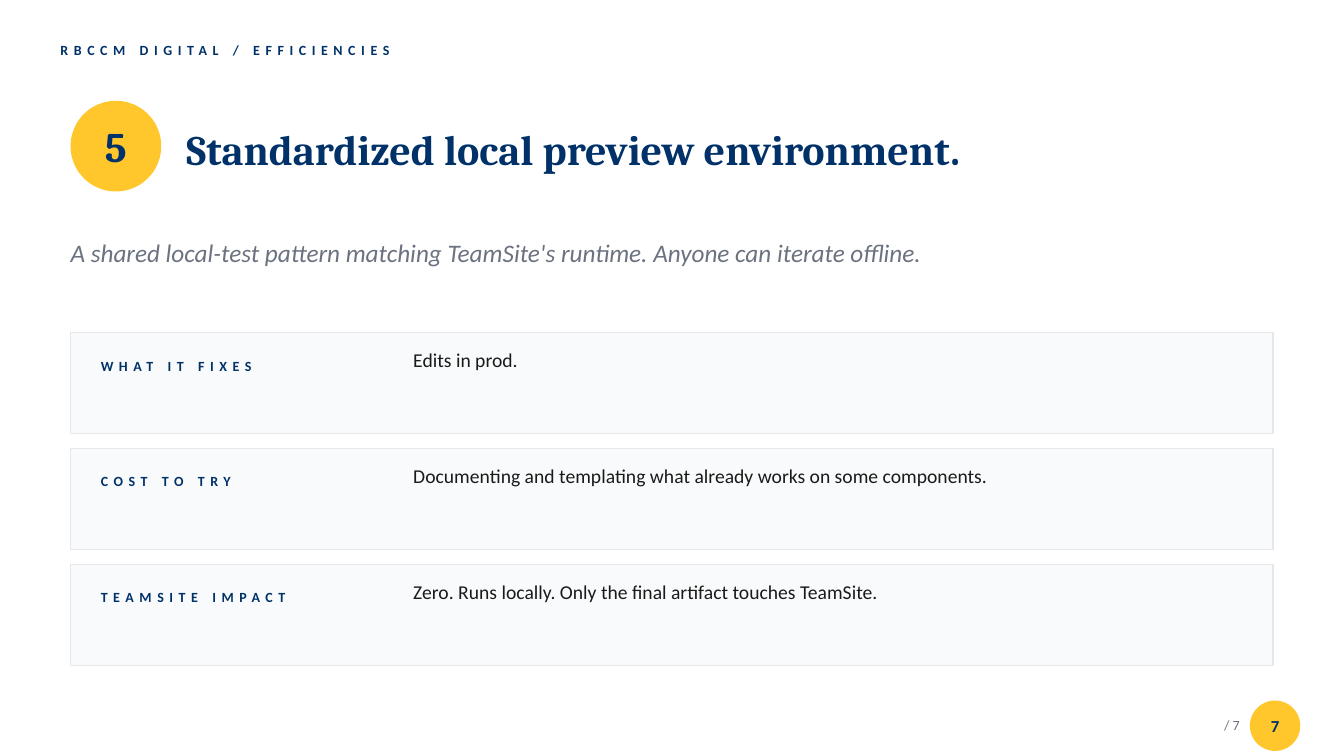
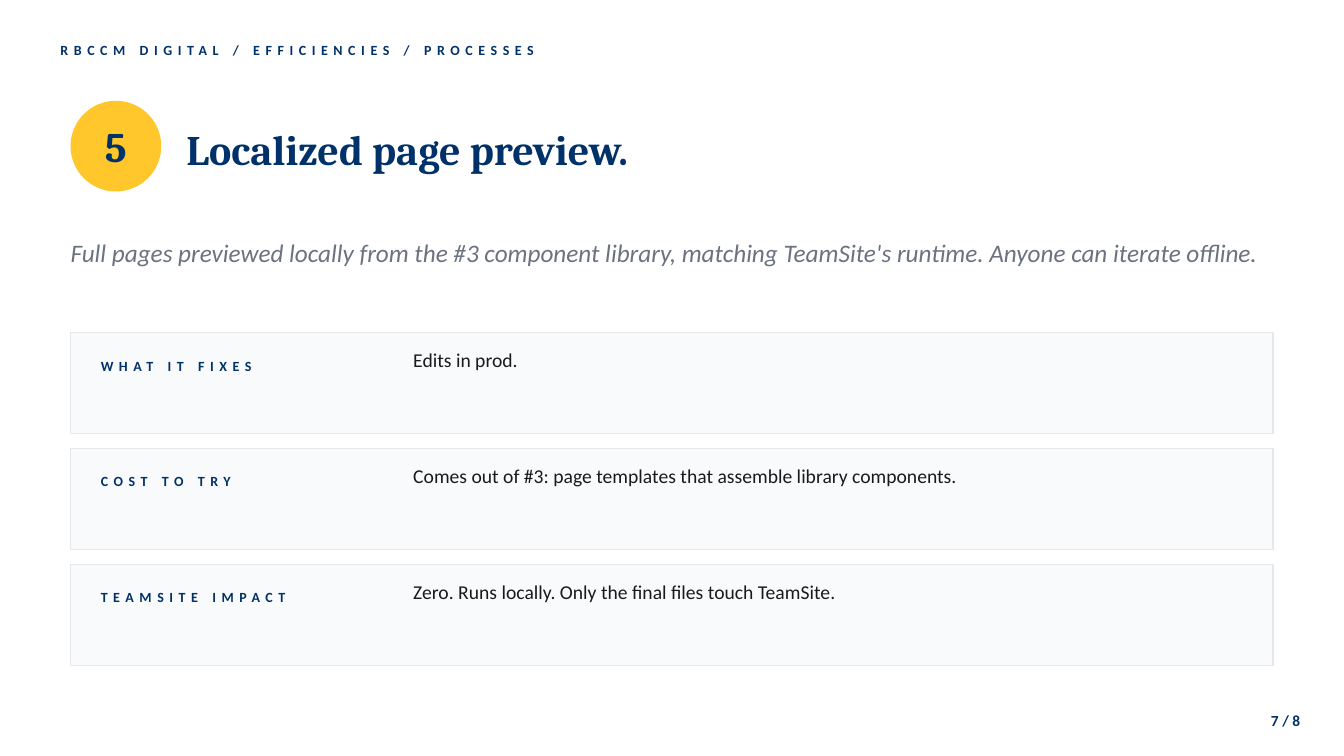
Before and after one commit to JustinLBannister/RBCCM, a slide deck: slide 7 of RBCCM Digital Efficiencies.pptx. Drawn at 1344x756 pixels with LibreOffice and Linux fonts; fonts in the diff are those of the drawing. Boxes give left, top, right and bottom in pixels: in the first picture for what was removed or moved away, otherwise in the second. Text is boxed around its words. In the diff, an @@ line names an element or a change of style, - is before the commit and + after.

```diff
--- a/RBCCM Digital Efficiencies.pptx
+++ b/RBCCM Digital Efficiencies.pptx
@@ text at box(60, 45, 534, 55): text changed @@
-RBCCM DIGITAL / EFFICIENCIES
+RBCCM DIGITAL / EFFICIENCIES / PROCESSES
@@ text at box(186, 135, 628, 175): text changed @@
-Standardized local preview environment.
+Localized page preview.
@@ text at box(71, 244, 1256, 267): text changed @@
-A shared local-test pattern matching TeamSite's runtime. Anyone can iterate offline.
+Full pages previewed locally from the #3 component library, matching TeamSite's runtime. Anyone can iterate offline.
@@ text at box(413, 469, 956, 487): text changed @@
-Documenting and templating what already works on some components.
+Comes out of #3: page templates that assemble library components.
@@ text at box(413, 585, 835, 602): text changed @@
-Zero. Runs locally. Only the final artifact touches TeamSite.
+Zero. Runs locally. Only the final files touch TeamSite.
@@ ellipse removed at box(1250, 701, 1301, 751) @@
@@ text at box(1271, 715, 1300, 726): text changed; size 10 to 11 pt; text colour #6B7280 to #003168; bold on @@
-/ 7
+7 / 8
@@ text removed at box(1271, 721, 1279, 732) @@
-7
```
Also in this commit, not shown: 6 other slides changed, 1 slide added, 1 other file.
